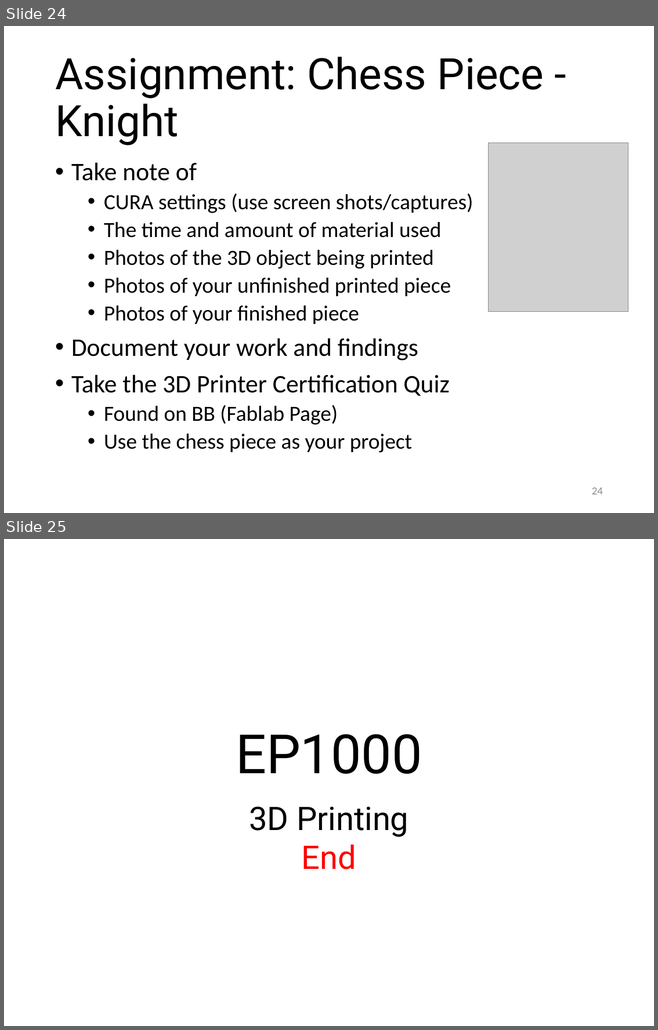
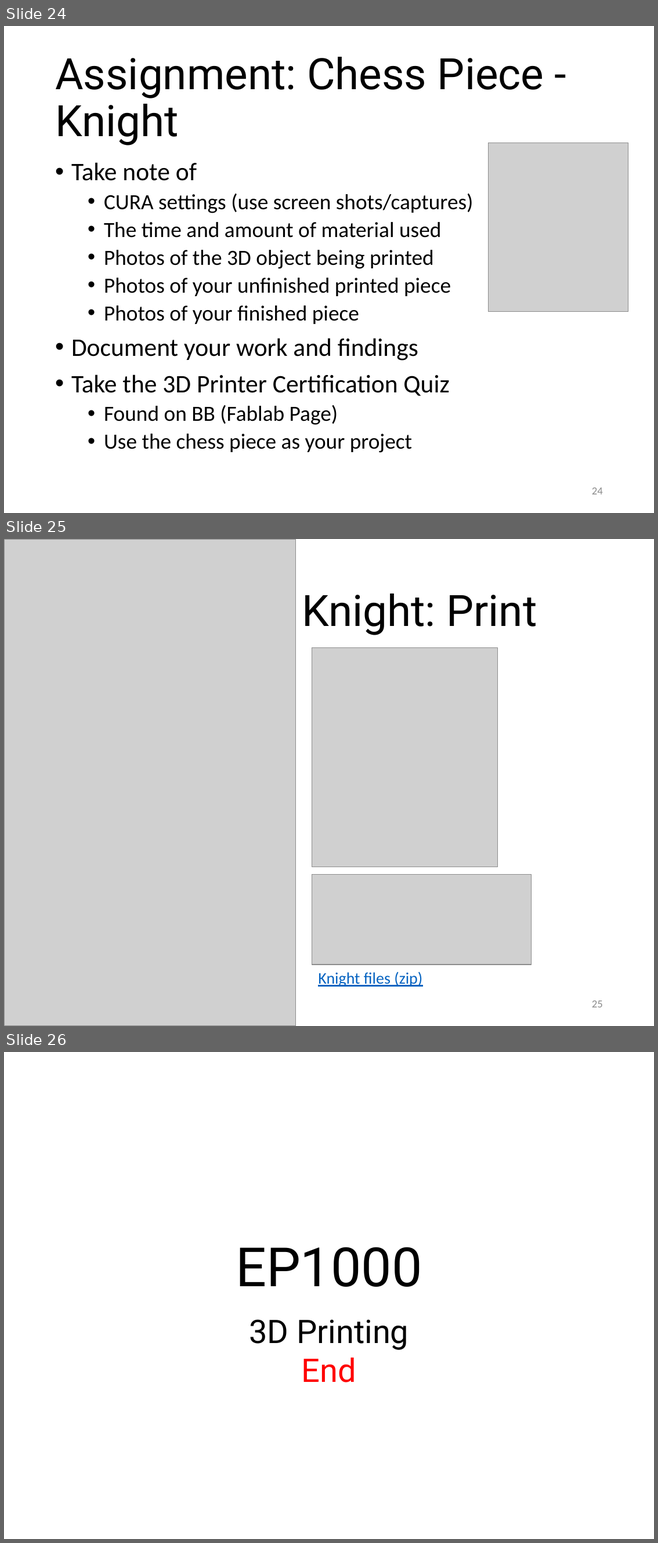
Before and after one commit to RDorville/digfab, a slide deck: presentations/ep1000_3dprinting/ep1000_3dprinting.pptx. Shown one above the other, each under a label of ours: slides 24 and 25 before the commit, slides 24, 25 and 26 after it. The pictures are 658x1030 and 658x1543 pixels, drawn with LibreOffice and Linux fonts; fonts in the diff are those of the drawing; grey boxes stand for pictures; background and template pictures are left out. Boxes give left, top, right and bottom in pixels: in the first picture for what was removed or moved away, otherwise in the second. Text is boxed around its words. In the diff, an @@ line names an element or a change of style, - is before the commit and + after.

```diff
--- a/presentations/ep1000_3dprinting/ep1000_3dprinting.pptx
+++ b/presentations/ep1000_3dprinting/ep1000_3dprinting.pptx
@@ slide 25 added at (4,539,654,1026), background #FFFFFF @@
@@ picture added at (4,539,296,1026) @@
@@ title added at (302,594,536,635), 48 pt, text #000000 @@
+Knight: Print
@@ picture added at (312,647,497,867) @@
@@ picture added at (312,875,531,965) @@
@@ text added at (318,972,422,987), 18 pt, text #0563C1, underline @@
+Knight files (zip)
@@ page number added at (592,1001,603,1008), 12 pt, text #8C8C8C @@
+25
@@ what was slide 25 is now slide 26 @@
```
Also in this commit, not shown: 6 other files.
